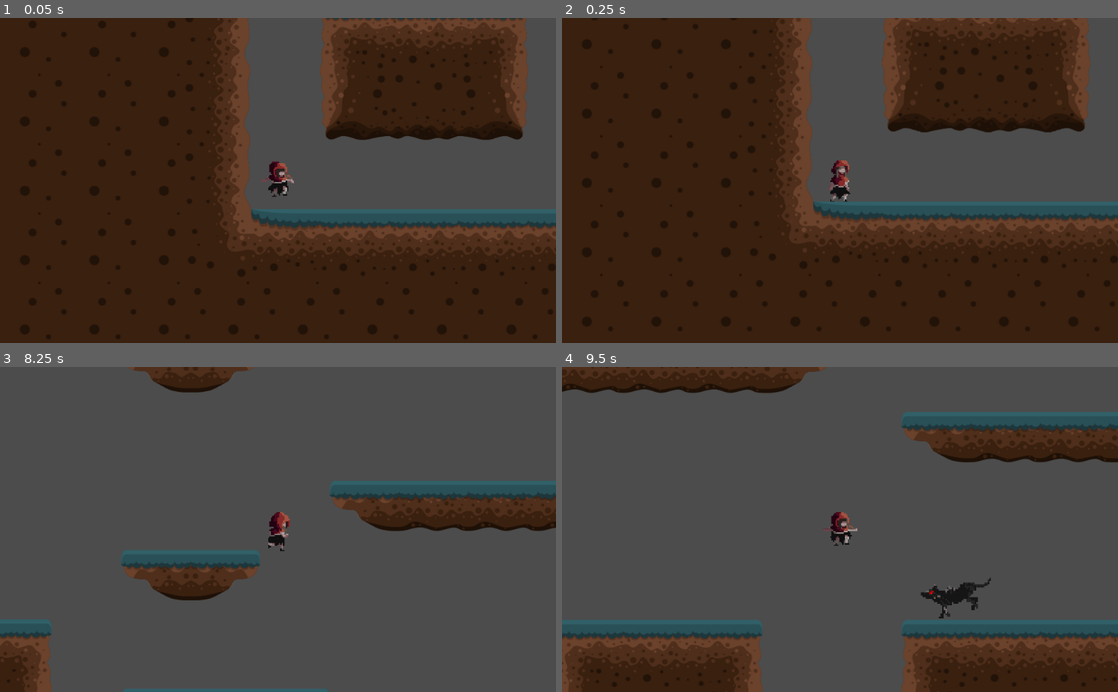
Above: before the commit, frames 1-4 (two rows, left to right).
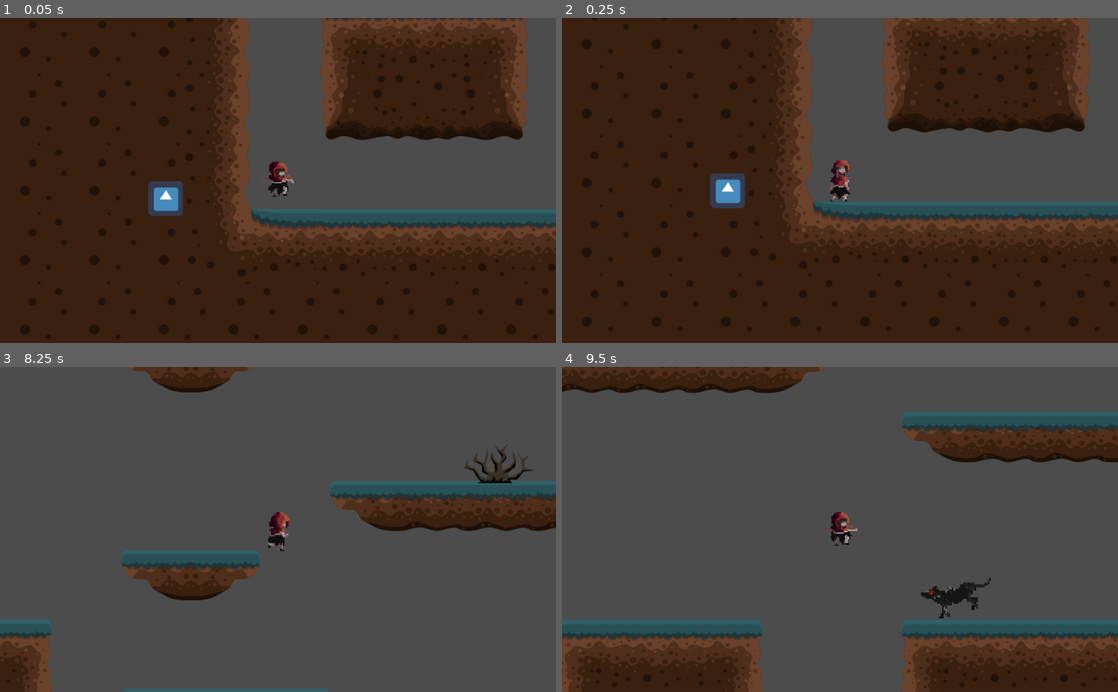
Above: after the commit, the same moments.

Repository: beldonholt/YourMum
Game: Godot game, scene res://Levels/MainLevels/LevelOne.tscn
Same seed, same stepped clock (60 frames per second), same inputs: the game is played once before the commit and once after it. The engine's default icon, where the game draws it, is replaced by a stand-in: a white triangle on a blue panel in a dark square.
Inputs:
- Up to frame 1 (0.05 s): no input
- Up to frame 2 (0.25 s): no input
- Up to frame 3 (8.25 s): tap Enter at 0.5 s; hold Shift (run) 0.53-1.28 s; hold D (right) 0.53-2.03 s; tap W (jump) at 0.77, 1.52, 3.02, 3.77, 4.52, 6.02, 6.77, 7.52 s; tap Shift (run) every 1.5 s from 1.35 to 7.35 s; hold A (left) 2.03-2.78 s; hold Shift (run) 2.03-2.78 s; hold D (right) 2.78-4.28 s; hold Shift (run) 3.53-4.28 s; hold A (left) 4.28-5.03 s; hold D (right) 5.03-5.78 s; hold Shift (run) 5.03-5.78 s; hold A (left) 5.78-7.28 s; hold Shift (run) 6.53-7.28 s; hold D (right) from 7.28 s (still down); hold Shift (run) from 8.03 s (still down)
- Up to frame 4 (9.5 s): keep holding D (right); release Shift (run) at 8.78 s; tap Shift (run) at 8.85 s; tap W (jump) at 9.02 s

The runs differ from the first frame. In frame 1, 0.7% of the frame differs, in the area x 26-33%, y 50-61%; in frame 2, 0.7%; in frame 3, 0.5%; in frame 4, nothing differs.

Commit message:
finishing basic shadowman stuff

Diff:
--- /dev/null
+++ b/Lvl 3 Main progect/BaddieThings/FallZone.tscn
@@ -0,0 +1,15 @@
+[gd_scene load_steps=2 format=2]
+
+[sub_resource type="RectangleShape2D" id=1]
+
+[node name="FallZone" type="Area2D" groups=[
+"DeathTouch",
+]]
+collision_layer = 3
+collision_mask = 3
+
+[node name="CollisionShape2D" type="CollisionShape2D" parent="." groups=[
+"DeathTouch",
+]]
+scale = Vector2( 200, 1 )
+shape = SubResource( 1 )
--- a/Lvl 3 Main progect/BaddieThings/Shadow/ShadowMan.gd
+++ b/Lvl 3 Main progect/BaddieThings/Shadow/ShadowMan.gd
@@ -1,11 +1,11 @@
-extends KinematicBody2D
+extends Node2D
 
 var speed = 300
 var ArrayPosition = 1
 
 func _process(delta):
 	if Global.ShadowSpawned:
-		print("shadow spawned im a bitvh")
+#		print("shadow spawned")
 		global_position = global_position.move_toward(Global.PlayerPos[0], delta * speed)
 		if global_position == Global.PlayerPos[0]:
 			Global.PlayerPos.pop_front()
--- a/Lvl 3 Main progect/BaddieThings/Shadow/ShadowMan.tscn
+++ b/Lvl 3 Main progect/BaddieThings/Shadow/ShadowMan.tscn
@@ -4,12 +4,20 @@
 [ext_resource path="res://BaddieThings/Shadow/ShadowMan.gd" type="Script" id=2]
 
 [sub_resource type="RectangleShape2D" id=1]
-extents = Vector2( 32, 32 )
+extents = Vector2( 34.3286, 34.1818 )
 
-[node name="KinematicBody2D" type="KinematicBody2D"]
+[node name="ShadowMan" type="Node2D"]
 script = ExtResource( 2 )
 
-[node name="CollisionShape2D" type="CollisionShape2D" parent="."]
+[node name="SMArea" type="Area2D" parent="." groups=[
+"DeathTouch",
+]]
+collision_layer = 2
+collision_mask = 2
+
+[node name="SMDeath" type="CollisionShape2D" parent="SMArea" groups=[
+"DeathTouch",
+]]
 shape = SubResource( 1 )
 
 [node name="Sprite" type="Sprite" parent="."]
--- a/Lvl 3 Main progect/Global.gd
+++ b/Lvl 3 Main progect/Global.gd
@@ -11,14 +11,12 @@
 func _process(delta):
 	if (PlayerPos.size() + 30) >= ShadowSpawnTimer:
 		ShadowSpawned = true
-		pass
-	pass
 
 func sceneSave():
 	ActiveScene = "Levels/MainLevels/" + get_tree().get_current_scene().get_name() + ".tscn"
 	print(ActiveScene)
 
-func loadSave():
+func Death():
 	get_tree().change_scene("res://Levels/Ded/Ded.tscn")
 	PlayerDeaths += 1
 	print(PlayerDeaths)
@@ -30,8 +28,8 @@
 	if PlayerPos.back() != intPos:
 		if PlayerPos.size() <= ShadowSpawnTimer:
 			PlayerPos.append(intPos)
-			print(intPos)
-			print(PlayerPos.size())
+#			print(intPos)
+#			print(PlayerPos.size())
 
 
 func ResetPlayerArray():
--- a/Lvl 3 Main progect/Levels/MainLevels/LevelOne.tscn
+++ b/Lvl 3 Main progect/Levels/MainLevels/LevelOne.tscn
@@ -20,6 +20,8 @@
 [ext_resource path="res://PlayerStuff/Player.tscn" type="PackedScene" id=18]
 [ext_resource path="res://Levels/MainLevels/LevelOne.gd" type="Script" id=19]
 [ext_resource path="res://BaddieThings/SpikeBush.tscn" type="PackedScene" id=20]
+[ext_resource path="res://BaddieThings/Shadow/ShadowMan.tscn" type="PackedScene" id=21]
+[ext_resource path="res://BaddieThings/FallZone.tscn" type="PackedScene" id=22]
 
 [sub_resource type="ConvexPolygonShape2D" id=1]
 points = PoolVector2Array( 128, 128, 0, 128, 0, 0, 128, 0 )
@@ -411,7 +413,13 @@
 tile_data = PoolIntArray( -393202, 13, 0, -393201, 15, 0, -327676, 13, 0, -327675, 15, 0, -196614, 1, 0, -196613, 1, 0, …(3207 unchanged characters)…
 
 [node name="SpikeBush" parent="." instance=ExtResource( 20 )]
-position = Vector2( 1540.41, 477.873 )
+position = Vector2( 1208.16, -415.608 )
 
 [node name="Wolf" parent="." instance=ExtResource( 17 )]
 position = Vector2( 2214.62, -153.913 )
+
+[node name="ShadowMan" parent="." instance=ExtResource( 21 )]
+position = Vector2( -283.901, 236.01 )
+
+[node name="FallZone" parent="." instance=ExtResource( 22 )]
+position = Vector2( 2325.72, 599.73 )
--- a/Lvl 3 Main progect/PlayerStuff/Player.gd
+++ b/Lvl 3 Main progect/PlayerStuff/Player.gd
@@ -89,7 +89,9 @@
 #		#Debug stuff
 #		print("hit")
 		#sending signal to global script
-		get_node("/root/Global").loadSave()
+		Global.Death()
+	else:
+		print("no")
 
 
 func _on_Sprint_timer_timeout():
@@ -113,4 +115,4 @@
 
 func _on_PositionTimer_timeout():
 	Global.AddPlayerPos(position)
-	print('timer')
+#	print('timer')
--- a/Lvl 3 Main progect/PlayerStuff/Player.tscn
+++ b/Lvl 3 Main progect/PlayerStuff/Player.tscn
@@ -114,6 +114,7 @@
 one_shot = true
 
 [node name="PositionTimer" type="Timer" parent="."]
+wait_time = 0.5
 autostart = true
 
 [node name="Area2D" type="Area2D" parent="."]
--- a/Lvl 3 Main progect/project.godot
+++ b/Lvl 3 Main progect/project.godot
@@ -10,7 +10,6 @@
 
 _global_script_classes=[  ]
 _global_script_class_icons={
-
 }
 
 [application]
Not shown: 1 places in Lvl 3 Main progect/Levels/MainLevels/LevelOne.tscn that only renumber resources
